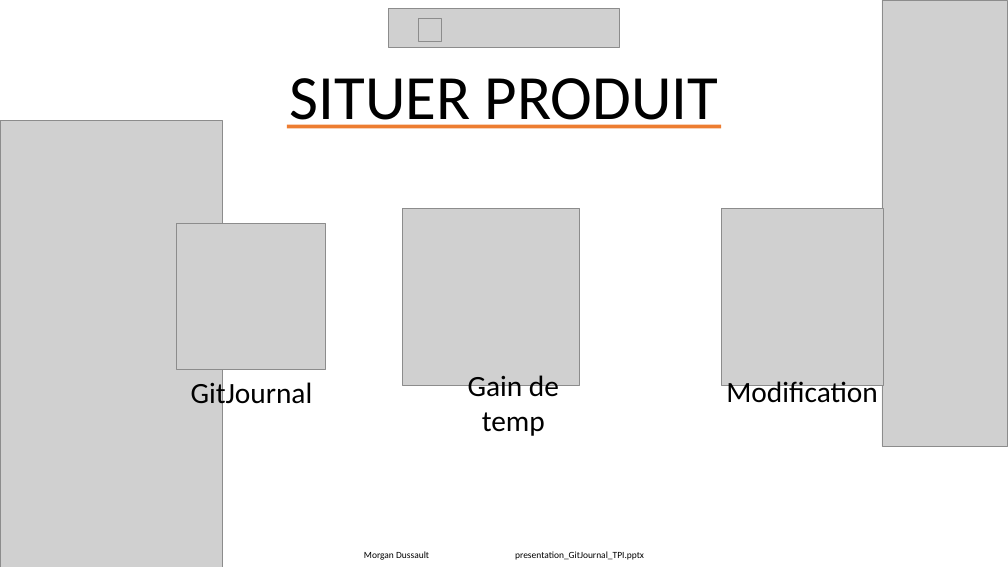
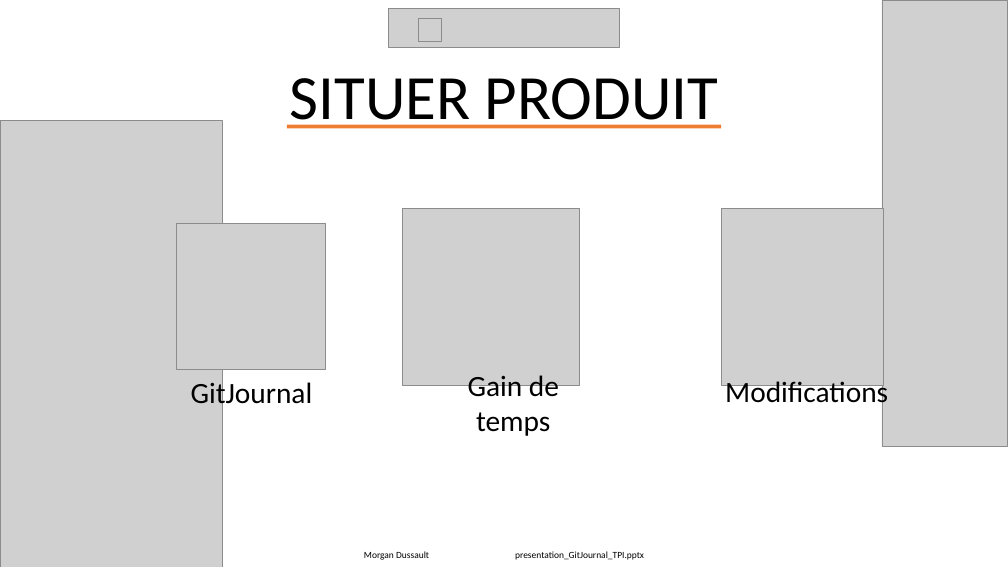
Before and after one commit to Morgan-DD/GitJournal, a slide deck: slide 7 of presentation/presentation_GitJournal_TPI.pptx. Drawn at 1008x567 pixels with LibreOffice and Linux fonts; fonts in the diff are those of the drawing; grey boxes stand for pictures. Boxes give left, top, right and bottom in pixels: in the first picture for what was removed or moved away, otherwise in the second. Text is boxed around its words. In the diff, an @@ line names an element or a change of style, - is before the commit and + after.

```diff
--- a/presentation/presentation_GitJournal_TPI.pptx
+++ b/presentation/presentation_GitJournal_TPI.pptx
@@ text at box(468, 375, 559, 436): text changed @@
-Gain de temp
+Gain de temps
@@ text at box(725, 378, 888, 410): text changed @@
-Modification
+Modifications
```
Also in this commit, not shown: 19 other slides changed.
